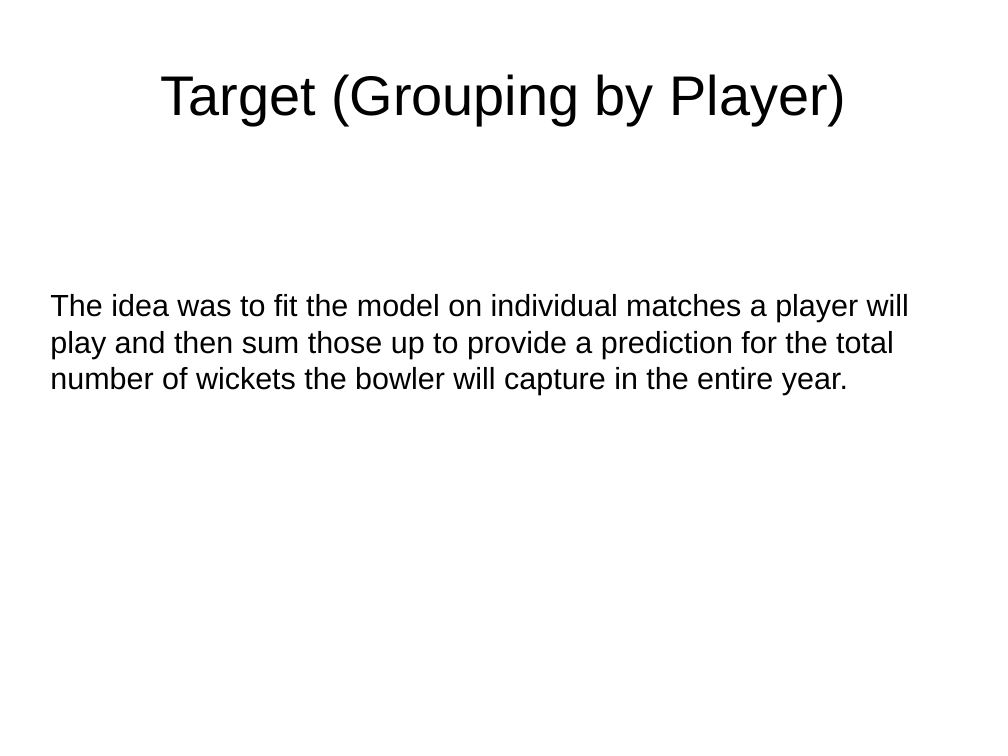
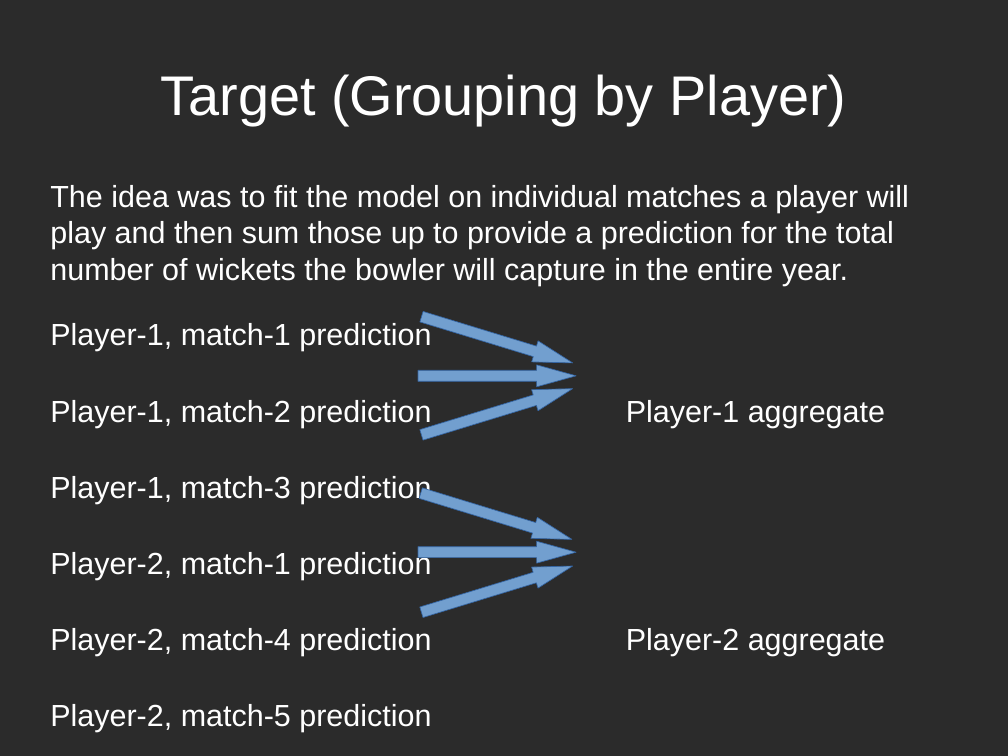
Before and after one commit to prantik-ghosh/bowling_performance_predictor_in_test_cricket, a slide deck: slide 5 of prantik_presentation_outline.odp. Drawn at 1008x756 pixels with LibreOffice and Linux fonts; fonts in the diff are those of the drawing; background and template pictures are left out; a plain dark background stands for a picture behind light text. Boxes give left, top, right and bottom in pixels: in the first picture for what was removed or moved away, otherwise in the second. Text is boxed around its words. In the diff, an @@ line names an element or a change of style, - is before the commit and + after.

```diff
--- a/prantik_presentation_outline.odp
+++ b/prantik_presentation_outline.odp
@@ background #FFFFFF to picture (left out) @@
@@ title "Target (Grouping by Player)" at box(160, 74, 846, 125): text colour #000000 to #FFFFFF @@
@@ text at box(50, 185, 909, 286): text colour #000000 to #FFFFFF in "The idea was to fit the model ..." @@
@@ text at box(50, 321, 885, 656): paragraphs added @@
+Player-1, match-1 prediction
+Player-1, match-2 prediction Player-1 aggregate
+Player-1, match-3 prediction
+Player-2, match-1 prediction
+Player-2, match-4 prediction Player-2 aggregate
+Player-2, match-5 prediction
+...
@@ right arrow added at box(418, 307, 576, 374), fill #729FCF, outline #3465A4 0.51 pt @@
@@ right arrow added at box(418, 378, 576, 445), fill #729FCF, outline #3465A4 0.51 pt @@
@@ right arrow added at box(418, 365, 576, 387), fill #729FCF, outline #3465A4 0.51 pt @@
@@ right arrow added at box(417, 483, 575, 550), fill #729FCF, outline #3465A4 0.51 pt @@
@@ right arrow added at box(418, 555, 576, 623), fill #729FCF, outline #3465A4 0.51 pt @@
@@ right arrow added at box(418, 542, 576, 563), fill #729FCF, outline #3465A4 0.51 pt @@
```
Also in this commit, not shown: 11 other slides changed, 2 slides added, 3 slides removed, 3 other files.
